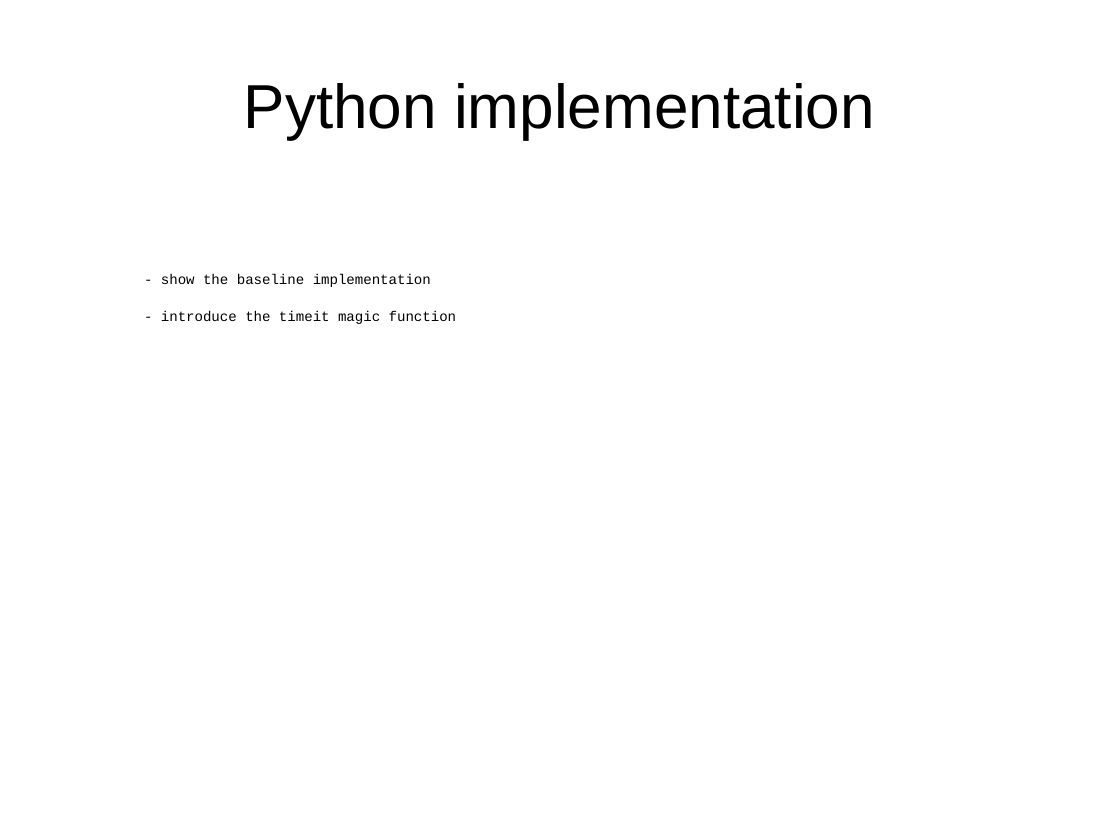
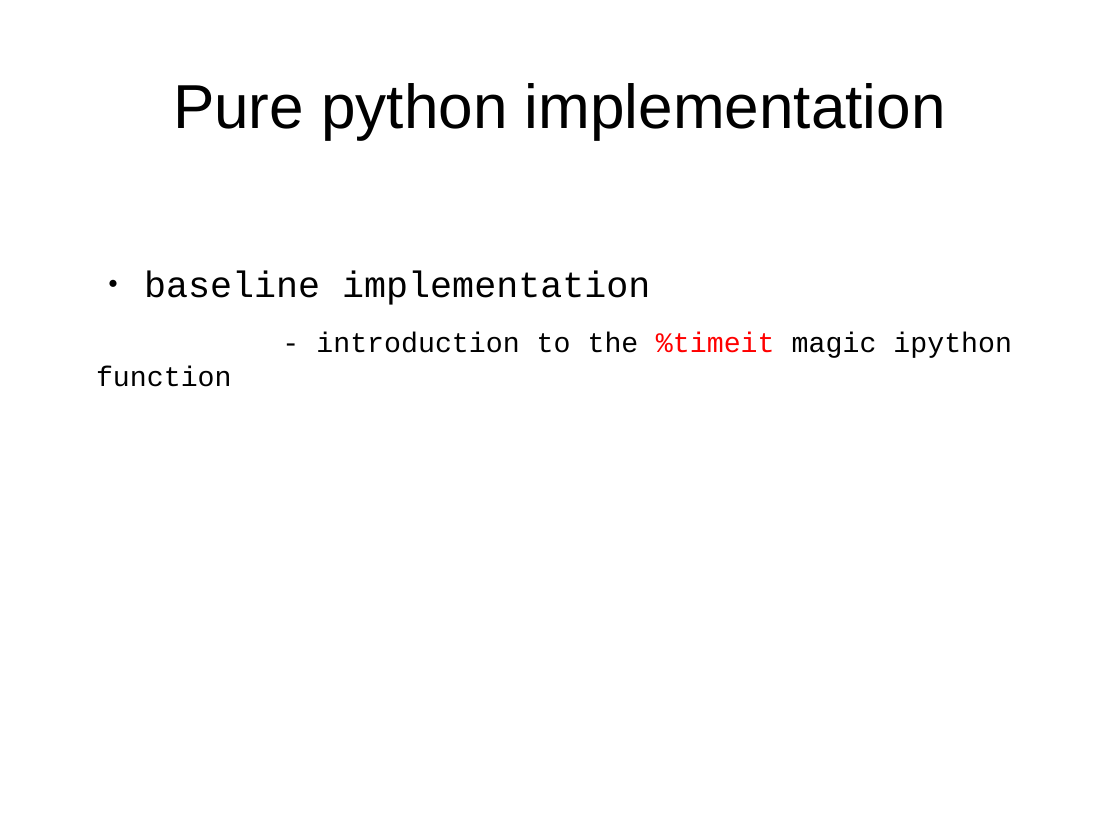
Before and after one commit to mherkazandjian/python_optimization_demo, a slide deck: slide 6 of 2017-10-11-developer_workshop_4_hans_on_optmization_with_python.odp (slide 5 before the commit). Drawn at 1120x840 pixels with LibreOffice and Linux fonts; fonts in the diff are those of the drawing. Boxes give left, top, right and bottom in pixels: in the first picture for what was removed or moved away, otherwise in the second. Text is boxed around its words. In the diff, an @@ line names an element or a change of style, - is before the commit and + after.

Commit message:
clean pure python example
add example to the notebook

```diff
--- a/2017-10-11-developer_workshop_4_hans_on_optmization_with_python.odp
+++ b/2017-10-11-developer_workshop_4_hans_on_optmization_with_python.odp
@@ title at [173, 83, 946, 139]: text changed @@
-Python implementation
+Pure python implementation
@@ text at [96, 271, 1012, 387]: text changed; size 10 to 20 pt @@
-- show the baseline implementation
-- introduce the timeit magic function
+● baseline implementation
+- introduction to the %timeit magic ipython function
```
Also in this commit, not shown: 5 other slides changed, 11 slides added, 1 slide removed, 7 other files.
